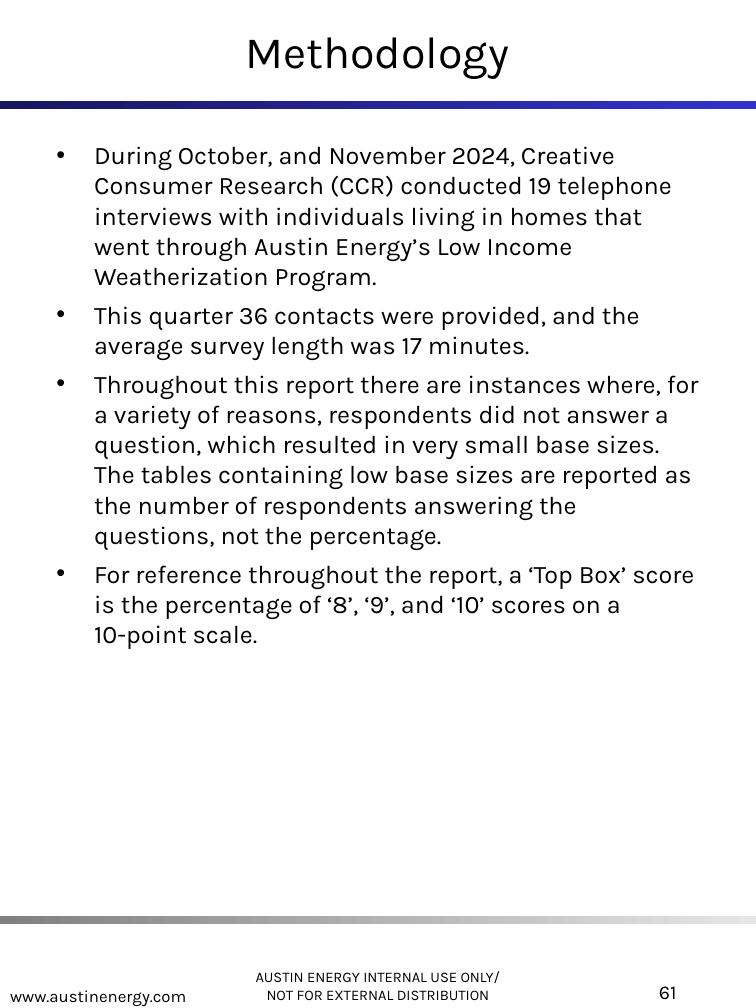
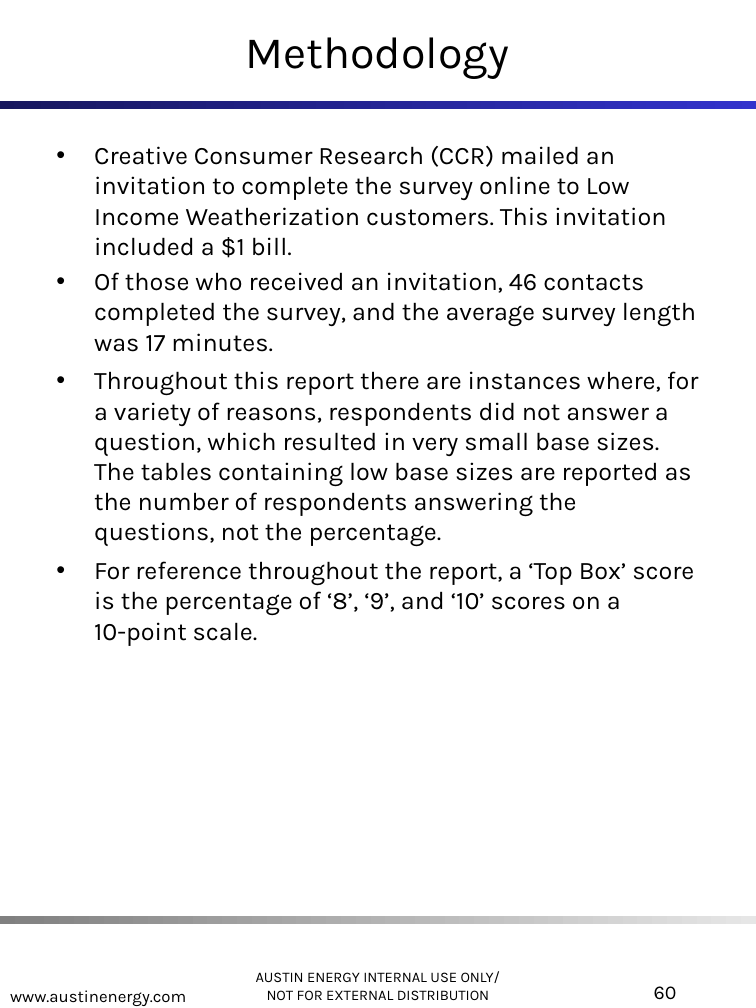
Before and after one commit to jellohead/AE_LIW_automation, a slide deck: slide 60 of src/AE_LIW_automation/output/AE_LIW_updated.pptx (slide 61 before the commit). Drawn at 756x1008 pixels with LibreOffice and Linux fonts; fonts in the diff are those of the drawing; background and template pictures are left out. Boxes give left, top, right and bottom in pixels: in the first picture for what was removed or moved away, otherwise in the second. Text is boxed around its words. In the diff, an @@ line names an element or a change of style, - is before the commit and + after.

```diff
--- a/src/AE_LIW_automation/output/AE_LIW_updated.pptx
+++ b/src/AE_LIW_automation/output/AE_LIW_updated.pptx
@@ text at bbox=[94, 146, 696, 352]: text changed @@
-• During October, and November 2024, Creative Consumer Research (CCR) conducted 19 telephone interviews with individuals living in homes that went through Austin Energy’s Low Income Weatherization Program.
-• This quarter 36 contacts were provided, and the average survey length was 17 minutes.
+• Creative Consumer Research (CCR) mailed an invitation to complete the survey online to Low Income Weatherization customers. This invitation included a $1 bill.
+• Of those who received an invitation, 46 contacts completed the survey, and the average survey length was 17 minutes.
@@ page number at bbox=[654, 986, 677, 1000]: text changed @@
-61
+60
```
Also in this commit, not shown: 44 other slides changed, 1 slide removed, 41 other files.
